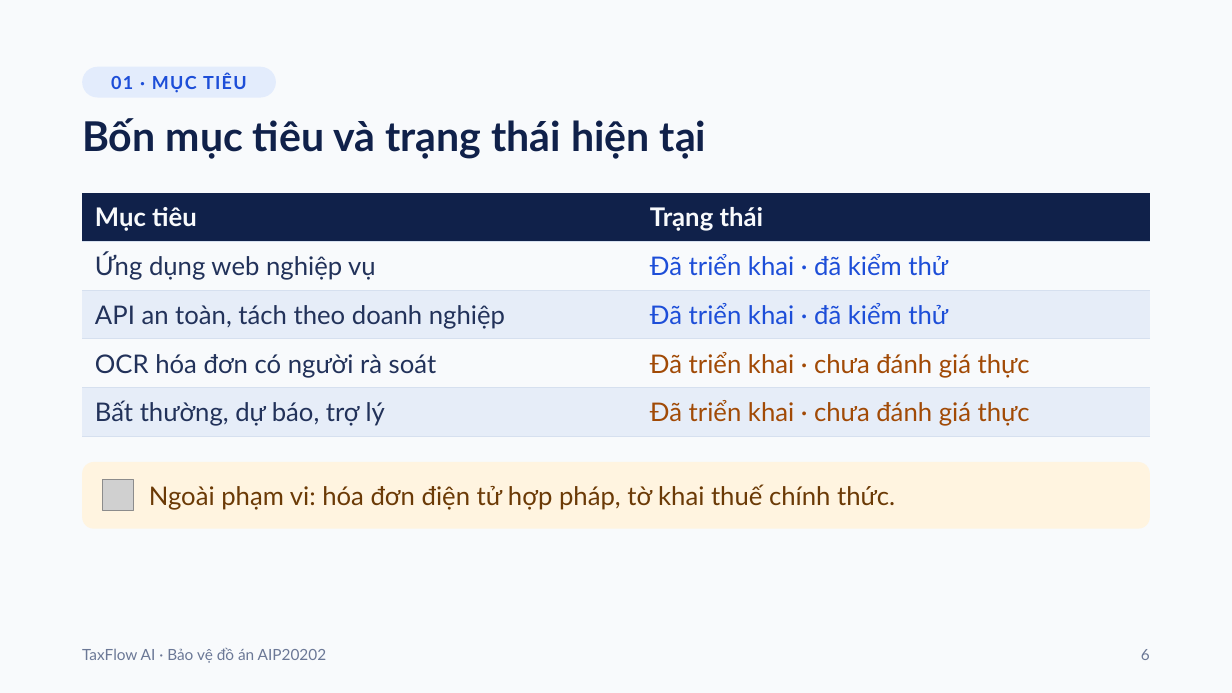
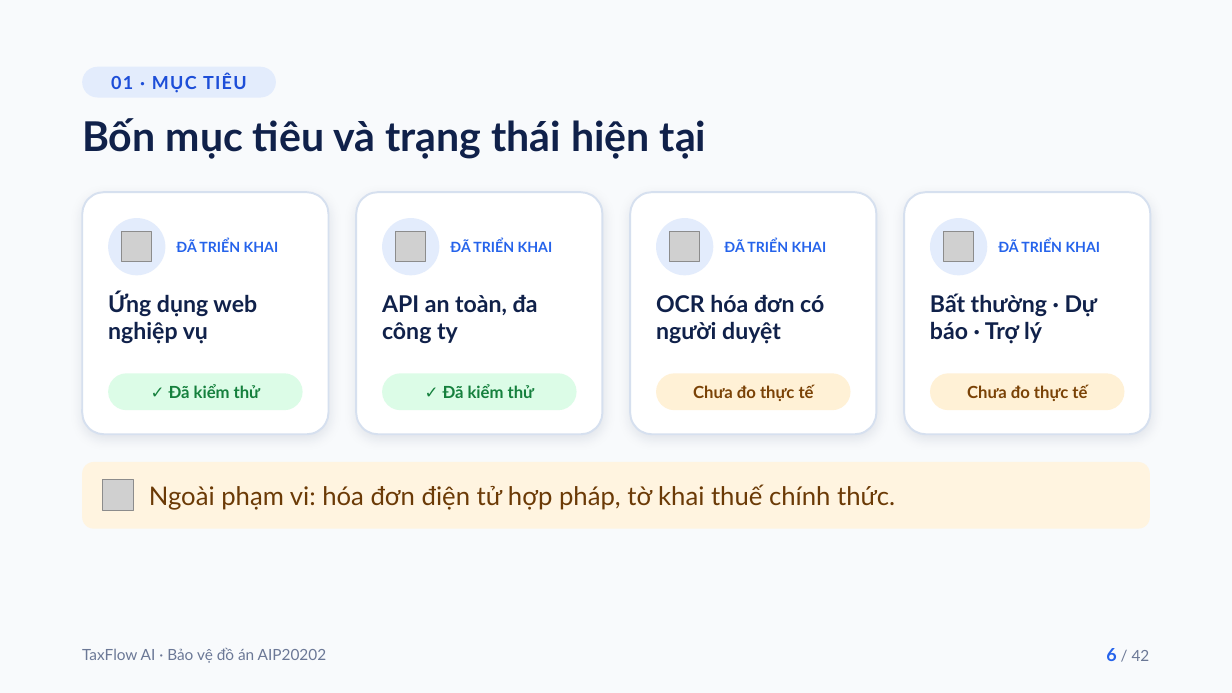
Before and after one commit to truongxuananh/taxflow-ai, a slide deck: slide 6 of TaxFlow-AI-Bao-ve-do-an.pptx. Drawn at 1232x693 pixels with LibreOffice and Linux fonts; fonts in the diff are those of the drawing; grey boxes stand for pictures. Boxes give left, top, right and bottom in pixels: in the first picture for what was removed or moved away, otherwise in the second. Text is boxed around its words. In the diff, an @@ line names an element or a change of style, - is before the commit and + after.

```diff
--- a/TaxFlow-AI-Bao-ve-do-an.pptx
+++ b/TaxFlow-AI-Bao-ve-do-an.pptx
@@ table removed at [82,192,1151,430], 5 rows, 2 columns @@
-Mục tiêu | Trạng thái
-Ứng dụng web nghiệp vụ | Đã triển khai · đã kiểm thử
-API an toàn, tách theo doanh nghiệp | Đã triển khai · đã kiểm thử
-OCR hóa đơn có người rà soát | Đã triển khai · chưa đánh giá thực
-Bất thường, dự báo, trợ lý | Đã triển khai · chưa đánh giá thực
@@ rounded rectangle added at [82,192,329,434], fill #FFFFFF, outline #D6E0EF 1.5 pt @@
@@ rounded rectangle added at [356,192,603,434], fill #FFFFFF, outline #D6E0EF 1.5 pt @@
@@ rounded rectangle added at [630,192,877,434], fill #FFFFFF, outline #D6E0EF 1.5 pt @@
@@ rounded rectangle added at [905,192,1152,434], fill #FFFFFF, outline #D6E0EF 1.5 pt @@
@@ ellipse added at [108,218,165,275], fill #E3ECFC @@
@@ picture added at [122,232,152,262] @@
@@ text added at [176,239,279,252], 11 pt, text #2563EB, bold @@
+ĐÃ TRIỂN KHAI
@@ ellipse added at [382,218,439,275], fill #E3ECFC @@
@@ picture added at [396,232,425,262] @@
@@ text added at [450,239,553,252], 11 pt, text #2563EB, bold @@
+ĐÃ TRIỂN KHAI
@@ ellipse added at [656,218,714,275], fill #E3ECFC @@
@@ picture added at [670,232,700,262] @@
@@ text added at [724,239,827,252], 11 pt, text #2563EB, bold @@
+ĐÃ TRIỂN KHAI
@@ ellipse added at [930,218,987,275], fill #E3ECFC @@
@@ picture added at [944,232,973,262] @@
@@ text added at [998,239,1101,252], 11 pt, text #2563EB, bold @@
+ĐÃ TRIỂN KHAI
@@ text added at [108,291,257,344], 18 pt, text #10214A, bold @@
+Ứng dụng web nghiệp vụ
@@ text added at [382,294,538,343], 18 pt, text #10214A, bold @@
+API an toàn, đa công ty
@@ text added at [656,294,824,344], 18 pt, text #10214A, bold @@
+OCR hóa đơn có người duyệt
@@ text added at [930,293,1098,344], 18 pt, text #10214A, bold @@
+Bất thường · Dự báo · Trợ lý
@@ rounded rectangle added at [108,373,302,410], fill #DCFCE7 @@
@@ text added at [169,384,261,398], 13 pt, text #15803D, bold @@
+✓ Đã kiểm thử
@@ rounded rectangle added at [382,373,576,410], fill #DCFCE7 @@
@@ text added at [443,384,535,398], 13 pt, text #15803D, bold @@
+✓ Đã kiểm thử
@@ rounded rectangle added at [656,373,850,410], fill #FFF1D6 @@
@@ text added at [693,384,814,401], 13 pt, text #7A4206, bold @@
+Chưa đo thực tế
@@ rounded rectangle added at [930,373,1124,410], fill #FFF1D6 @@
@@ text added at [967,384,1087,401], 13 pt, text #7A4206, bold @@
+Chưa đo thực tế
@@ page number at [1106,648,1150,661]: text changed @@
-6
+6 / 42
```
Also in this commit, not shown: 20 other slides changed.
